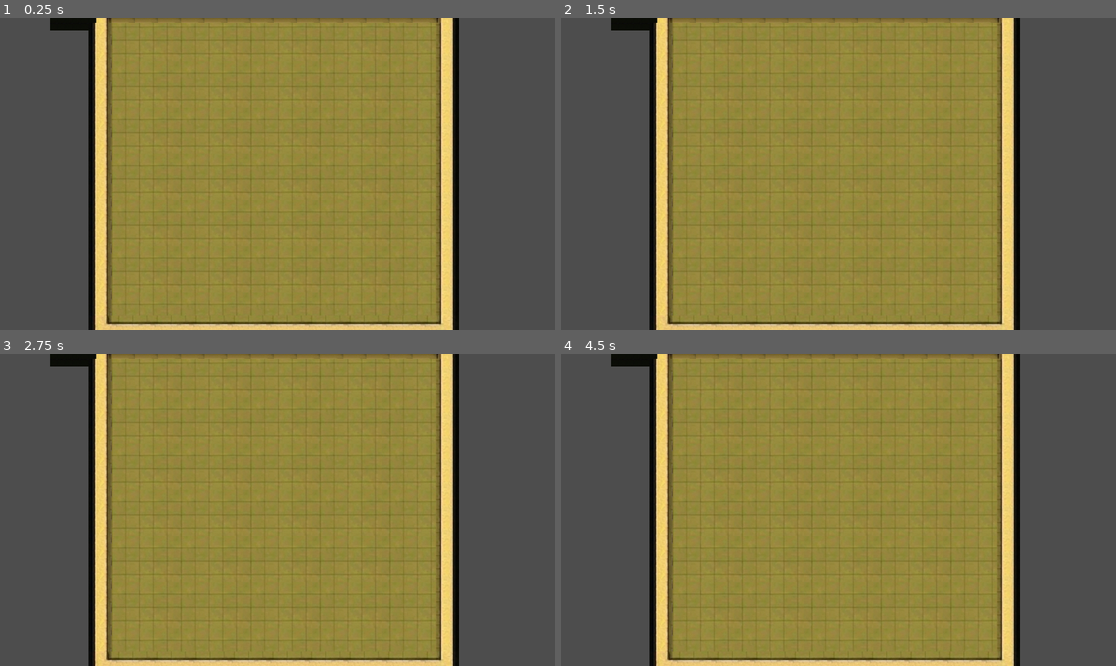
Above: before the commit, frames 1-4 (two rows, left to right).
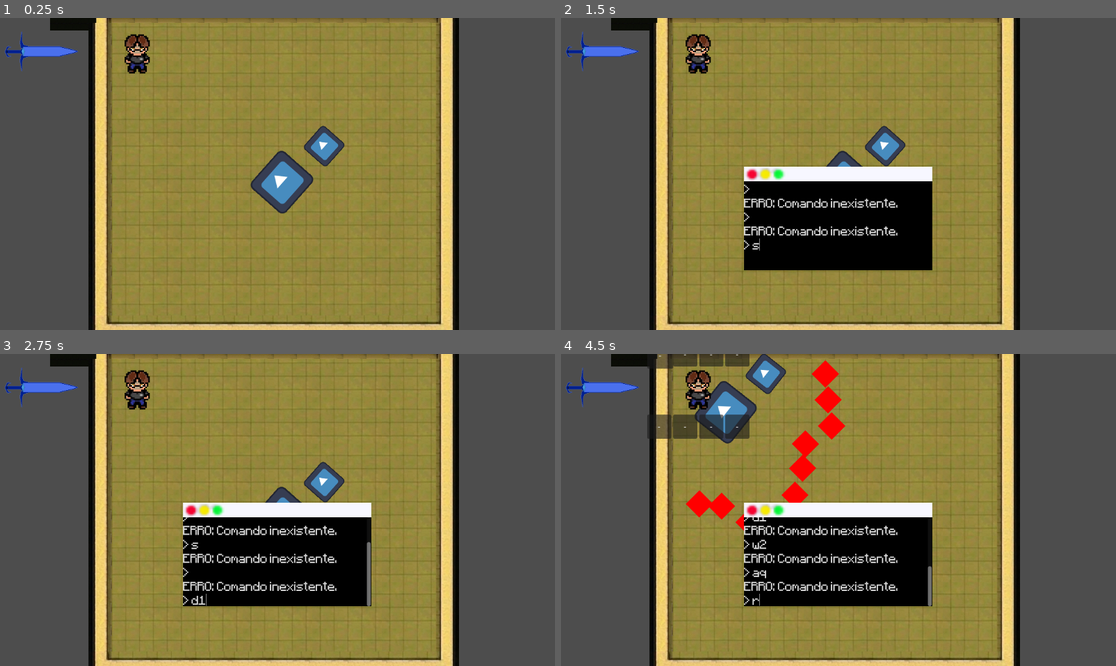
Above: after the commit, the same moments.

Repository: jplima-dev/Projeto-de-jogo
Game: Godot game, scene res://cap1/bosses/1miniboss_cap1.tscn
Same seed, same stepped clock (60 frames per second), same inputs: the game is played once before the commit and once after it. This scene is started directly instead of the project's main scene. The engine's default icon, where the game draws it, is replaced by a stand-in: a white triangle on a blue panel in a dark square.
Inputs (mouse positions are in pixels of both pictures, inside the frame that each line leads up to):
- Up to frame 1 (0.25 s): no input
- Up to frame 2 (1.5 s): tap Enter (ui_accept) at 0.5, 0.77, 1.25 s; move the mouse to (960, 158) at 0.52 s; hold D (move-right) 0.53-1.28 s; hold E (ataque) 0.53-1.28 s; move the mouse to (727, 189) at 1.27 s; hold S (move-down) from 1.28 s (still down); tap Shift (correr) at 1.35 s
- Up to frame 3 (2.75 s): tap Enter (ui_accept) at 1.52, 2 s; move the mouse to (333, 441) at 2.02 s; release S (move-down) at 2.03 s; hold D (move-right) from 2.03 s (still down); hold 1 (cura) from 2.03 s (still down)
- Up to frame 4 (4.5 s): tap Enter (ui_accept) at 2.75, 3.02, 3.77 s; move the mouse to (810, 572) at 2.77 s; release D (move-right) at 2.78 s; release 1 (cura) at 2.78 s; hold W (move-up) 2.78-3.53 s; tap 2 (dano) at 2.85 s; move the mouse to (1005, 556) at 3.52 s; hold A (move-left) from 3.53 s (still down); tap Q (dash) at 3.6 s; move the mouse to (672, 463) at 4.27 s; tap R (inv) at 4.35 s

The runs differ from the first frame. In frame 1, 2.8% of the frame differs, in the area x 0-63%, y 4-63%; in frame 2, 13%; in frame 3, 13%; in frame 4, 17%, in the area x 0-67%, y 0-81%.

Commit message:
ponta do usb (so começei)

Diff:
--- a/j-v-1.6.0/1_cap1.tscn
+++ b/j-v-1.6.0/1_cap1.tscn
@@ -1,6 +1,6 @@
 [gd_scene format=3 uid="uid://dtg4r3arauu5f"]
 
-[ext_resource type="Script" uid="uid://3ol0rfbao7hx" path="res://1_cap_1.gd" id="1_w6vbe"]
+[ext_resource type="Script" uid="uid://3ol0rfbao7hx" path="res://cap1/bosses/1_cap_1.gd" id="1_w6vbe"]
 [ext_resource type="Texture2D" uid="uid://dgpexbfwqr75h" path="res://icon.svg" id="2_q844t"]
 
 [sub_resource type="RectangleShape2D" id="RectangleShape2D_q844t"]
--- a/j-v-1.6.0/cap1/bosses/1_cap1.tscn
+++ b/j-v-1.6.0/cap1/bosses/1_cap1.tscn
@@ -1,3 +1,35 @@
-[gd_scene format=3 uid="uid://ba7cpv48dobom"]
+[gd_scene format=3 uid="uid://dy5wme5p377s5"]
 
-[node name="Node2D" type="Node2D" unique_id=1627368644]
+[ext_resource type="Script" uid="uid://3ol0rfbao7hx" path="res://cap1/bosses/1_cap_1.gd" id="1_w6vbe"]
+[ext_resource type="Texture2D" uid="uid://dgpexbfwqr75h" path="res://icon.svg" id="2_q844t"]
+[ext_resource type="Script" uid="uid://bu22p6t022tnv" path="res://cap1/bosses/ponta do cabo.gd" id="3_tn2gi"]
+
+[sub_resource type="RectangleShape2D" id="RectangleShape2D_q844t"]
+
+[node name="Node2D" type="CharacterBody2D" unique_id=1084212280]
+script = ExtResource("1_w6vbe")
+tempo_mira = 0.1
+tempo_tonto = 0.1
+
+[node name="Sprite2D" type="Sprite2D" parent="." unique_id=467953092]
+scale = Vector2(0.8, 0.749)
+texture = ExtResource("2_q844t")
+
+[node name="CollisionShape2D" type="CollisionShape2D" parent="." unique_id=1890398286]
+scale = Vector2(4, 4)
+shape = SubResource("RectangleShape2D_q844t")
+
+[node name="Timer" type="Timer" parent="." unique_id=1247509110]
+
+[node name="RayCast2D" type="RayCast2D" parent="." unique_id=1520069364]
+collide_with_areas = true
+
+[node name="AnimationPlayer" type="AnimationPlayer" parent="." unique_id=2059917481]
+
+[node name="Usbtip" type="Node2D" parent="." unique_id=1037913579]
+script = ExtResource("3_tn2gi")
+
+[node name="Sprite2D" type="Sprite2D" parent="Usbtip" unique_id=285409720]
+position = Vector2(114, 16)
+scale = Vector2(0.5, 0.5)
+texture = ExtResource("2_q844t")
--- a/j-v-1.6.0/1_cap_1.gd
+++ b/j-v-1.6.0/cap1/bosses/1_cap_1.gd
@@ -27,6 +27,8 @@
 func _ready():
 
 	player = get_tree().get_first_node_in_group("player")
+
+	$Usbtip.alvo = self
 
 	$Timer.timeout.connect(_on_timer_timeout)
 
--- a/j-v-1.6.0/cap1/bosses/1miniboss_cap1.tscn
+++ b/j-v-1.6.0/cap1/bosses/1miniboss_cap1.tscn
@@ -1,6 +1,8 @@
-[gd_scene format=3 uid="uid://b5lp2v1667trv"]
+[gd_scene format=3 uid="uid://cu43yptn8kjhw"]
 
 [ext_resource type="Texture2D" uid="uid://cch25spla6wpw" path="res://lab.leandro.png" id="1_6fccd"]
+[ext_resource type="Script" uid="uid://cnj4br7it23ic" path="res://teste_de_bosses.gd" id="1_i80pr"]
+[ext_resource type="Script" uid="uid://0l447vdhh8c5" path="res://camera_boss.gd" id="3_fwskl"]
 
 [sub_resource type="TileSetAtlasSource" id="TileSetAtlasSource_i80pr"]
 texture = ExtResource("1_6fccd")
@@ -4112,7 +4114,20 @@
 [sub_resource type="TileSet" id="TileSet_fwskl"]
 sources/0 = SubResource("TileSetAtlasSource_i80pr")
 
+[sub_resource type="RectangleShape2D" id="RectangleShape2D_t13ft"]
+size = Vector2(934.5, 793)
+
+[sub_resource type="RectangleShape2D" id="RectangleShape2D_i80pr"]
+size = Vector2(958, 646)
+
+[sub_resource type="RectangleShape2D" id="RectangleShape2D_ku3a1"]
+size = Vector2(915, 258)
+
+[sub_resource type="RectangleShape2D" id="RectangleShape2D_fwskl"]
+size = Vector2(761, 933)
+
 [node name="Node2D" type="Node2D" unique_id=385897475]
+script = ExtResource("1_i80pr")
 
 [node name="TileMap" type="TileMap" parent="." unique_id=1787960578]
 tile_set = SubResource("TileSet_fwskl")
@@ -4121,8 +4136,28 @@
 
 [node name="Camera2D" type="Camera2D" parent="." unique_id=1404865859]
 position = Vector2(487, 362)
+script = ExtResource("3_fwskl")
 
 [node name="PlayerSpawn" type="Marker2D" parent="." unique_id=1693978419]
 position = Vector2(197, 114)
 
 [node name="BossSpawn" type="Marker2D" parent="." unique_id=362483352]
+position = Vector2(497, 379)
+
+[node name="StaticBody2D" type="StaticBody2D" parent="." unique_id=1552707523]
+
+[node name="CollisionShape2D3" type="CollisionShape2D" parent="StaticBody2D" unique_id=1267117769]
+position = Vector2(1296.75, 337)
+shape = SubResource("RectangleShape2D_t13ft")
+
+[node name="CollisionShape2D" type="CollisionShape2D" parent="StaticBody2D" unique_id=1899097732]
+position = Vector2(469, -333)
+shape = SubResource("RectangleShape2D_i80pr")
+
+[node name="CollisionShape2D4" type="CollisionShape2D" parent="StaticBody2D" unique_id=1268452802]
+position = Vector2(505.5, 798)
+shape = SubResource("RectangleShape2D_ku3a1")
+
+[node name="CollisionShape2D2" type="CollisionShape2D" parent="StaticBody2D" unique_id=490254931]
+position = Vector2(-248.5, 332)
+shape = SubResource("RectangleShape2D_fwskl")
--- /dev/null
+++ b/j-v-1.6.0/cap1/bosses/ponta do cabo.gd
@@ -0,0 +1,37 @@
+extends Node2D
+
+@export var alvo: Node2D
+
+@export var distancia_minima := 8.0
+@export var velocidade := 900.0
+@export var amortecimento := 8.0
+
+var velocidade_atual := Vector2.ZERO
+
+
+func _physics_process(delta):
+
+	if alvo == null:
+		return
+
+	var destino = alvo.global_position
+
+	var distancia = global_position.distance_to(destino)
+
+	if distancia > distancia_minima:
+
+		var direcao = (destino - global_position).normalized()
+
+		velocidade_atual = velocidade_atual.lerp(
+			direcao * velocidade,
+			amortecimento * delta
+		)
+
+	else:
+
+		velocidade_atual = velocidade_atual.lerp(
+			Vector2.ZERO,
+			12.0 * delta
+		)
+
+	global_position += velocidade_atual * delta
--- /dev/null
+++ b/j-v-1.6.0/cap1/bosses/rigid_body_2d.tscn
@@ -0,0 +1,3 @@
+[gd_scene format=3 uid="uid://et76seunv4bb"]
+
+[node name="RigidBody2D" type="RigidBody2D" unique_id=138922384]
--- a/j-v-1.6.0/teste_de_bosses.gd
+++ b/j-v-1.6.0/teste_de_bosses.gd
@@ -1,7 +1,7 @@
 extends Node2D
 
 const PLAYER = preload("res://leandro2.tscn")
-const BOSS = preload("res://1_cap1.tscn") # cena do mouse
+const BOSS = preload("res://cap1/bosses/1_cap1.tscn") # cena do mouse
 
 
 var player
@@ -19,6 +19,7 @@
 
 	# instancia boss
 	boss = BOSS.instantiate()
+	print(boss)
 	add_child(boss)
 
 	boss.global_position = $BossSpawn.global_position
Not shown: 1 places in j-v-1.6.0/1miniboss_cap1.tscn that only renumber resources
Renamed: j-v-1.6.0/1_cap_1.gd.uid -> j-v-1.6.0/cap1/bosses/1_cap_1.gd.uid
Not shown, added: j-v-1.6.0/cap1/bosses/ponta do cabo.gd.uid
